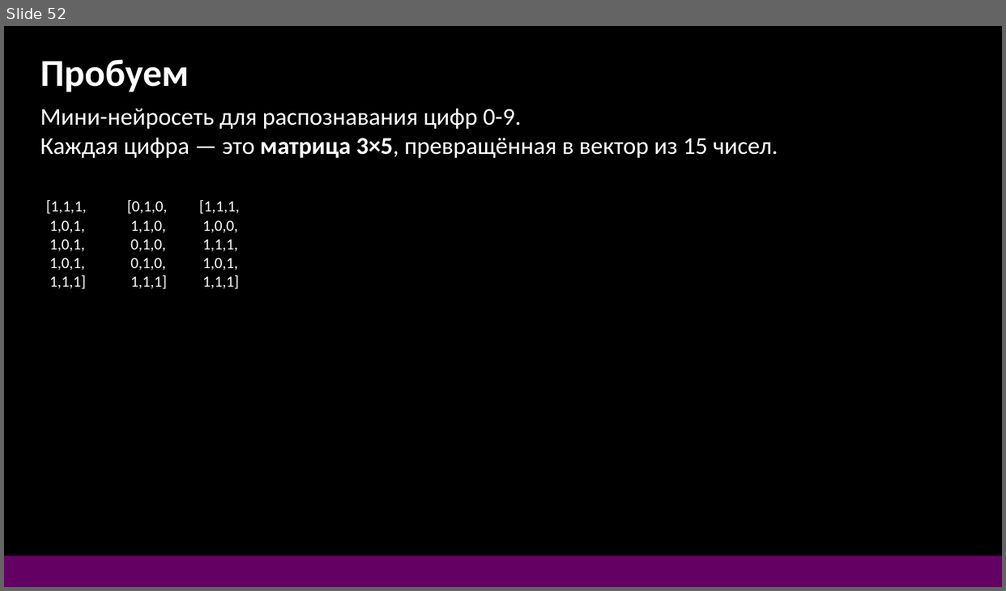
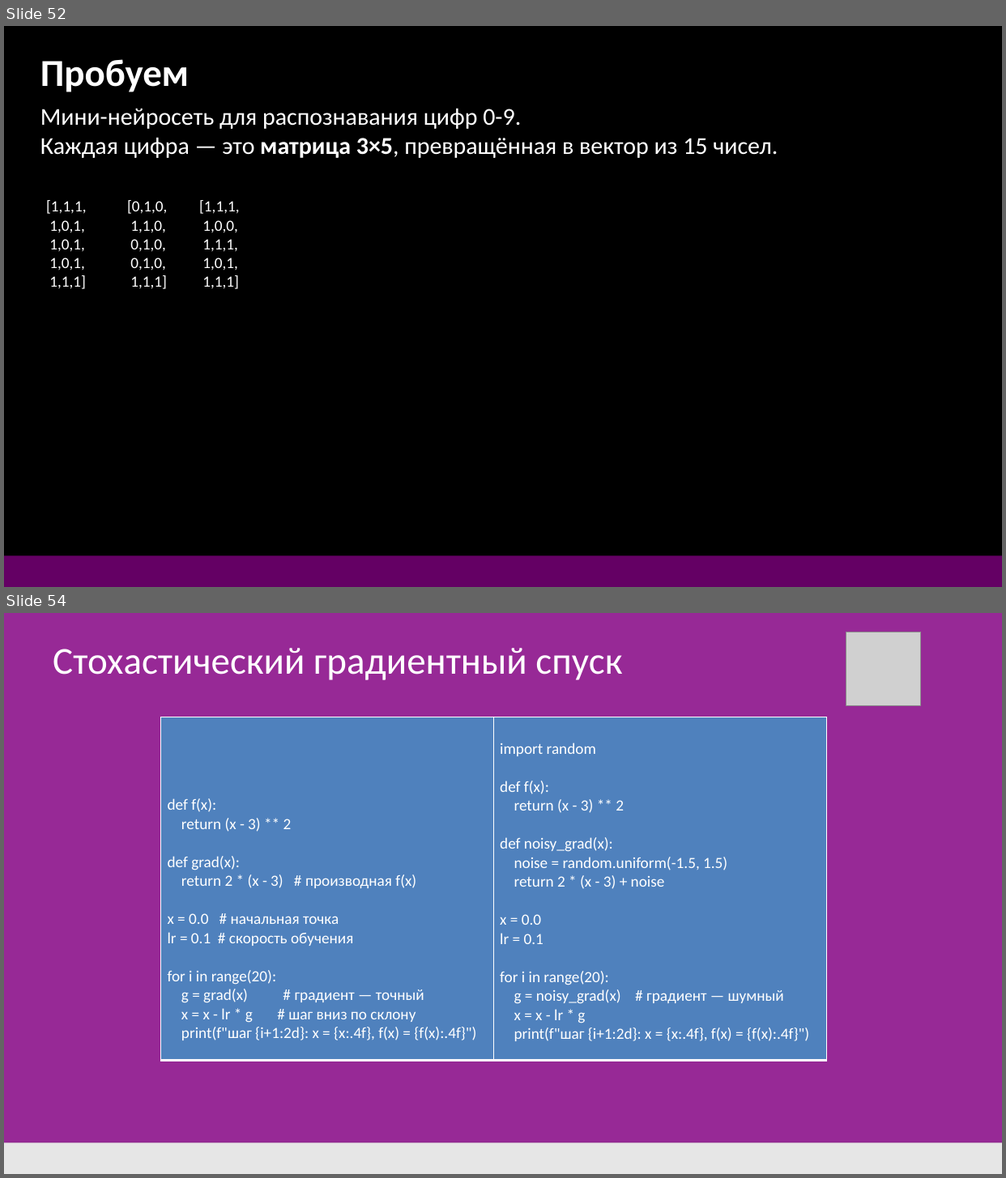
Before and after one commit to DonRobot-all/ML, a slide deck: 1. ML first 28.pptx. Shown one above the other, each under a label of ours: slide 52 before the commit, slides 52 and 54 after it; the slides between them are not shown. The pictures are 1006x591 and 1006x1178 pixels, drawn with LibreOffice and Linux fonts; fonts in the diff are those of the drawing; grey boxes stand for pictures. Boxes give left, top, right and bottom in pixels: in the first picture for what was removed or moved away, otherwise in the second. Text is boxed around its words. In the diff, an @@ line names an element or a change of style, - is before the commit and + after.

```diff
--- a/1. ML first 28.pptx
+++ b/1. ML first 28.pptx
@@ slide 54 added at box(4, 613, 1002, 1174), background #972996 @@
@@ picture added at box(846, 632, 921, 705) @@
@@ text added at box(53, 648, 622, 680), 44 pt, text #FFFFFF @@
+Стохастический градиентный спуск
@@ table added at box(161, 717, 826, 1060), 1 rows, 2 columns @@
+def f(x): / return (x - 3) ** 2 / def grad(x): / return 2 * (x - 3) # производная f(x) / x = 0.0 # начальная точка / lr = 0.1 # скорость обучения / for i in range(20): / g = grad(x) # градиент — точный / x = x - lr * g # шаг вниз по склону / print(f"шаг {i+1:2d}: x = {x:.4f}, f(x) = {f(x):.4f}") | import random / def f(x): / return (x - 3) ** 2 / def noisy_grad(x): / noise = random.uniform(-1.5, 1.5) / return 2 * (x - 3) + noise / x = 0.0 / lr = 0.1 / for i in range(20): / g = noisy_grad(x) # градиент — шумный / x = x - lr * g / print(f"шаг {i+1:2d}: x = {x:.4f}, f(x) = {f(x):.4f}")
@@ rectangle added at box(4, 1143, 1002, 1174), fill #E6E6E6 @@
```
Also in this commit, not shown: 7 other slides added, 3 other files.
